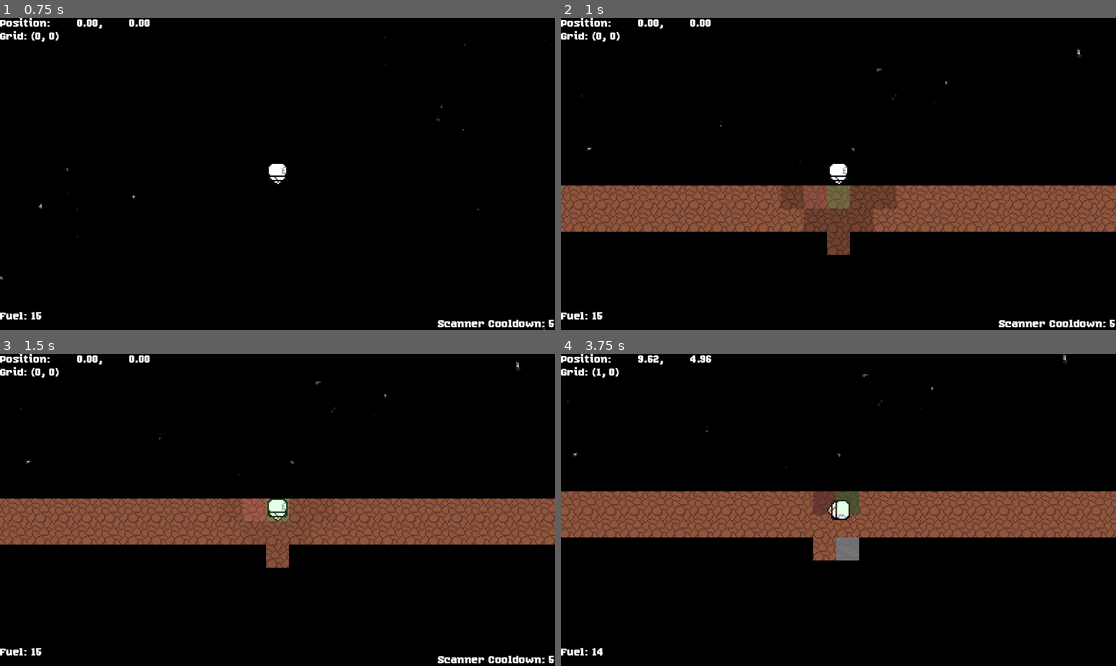
Above: before the commit, frames 1-4 (two rows, left to right).
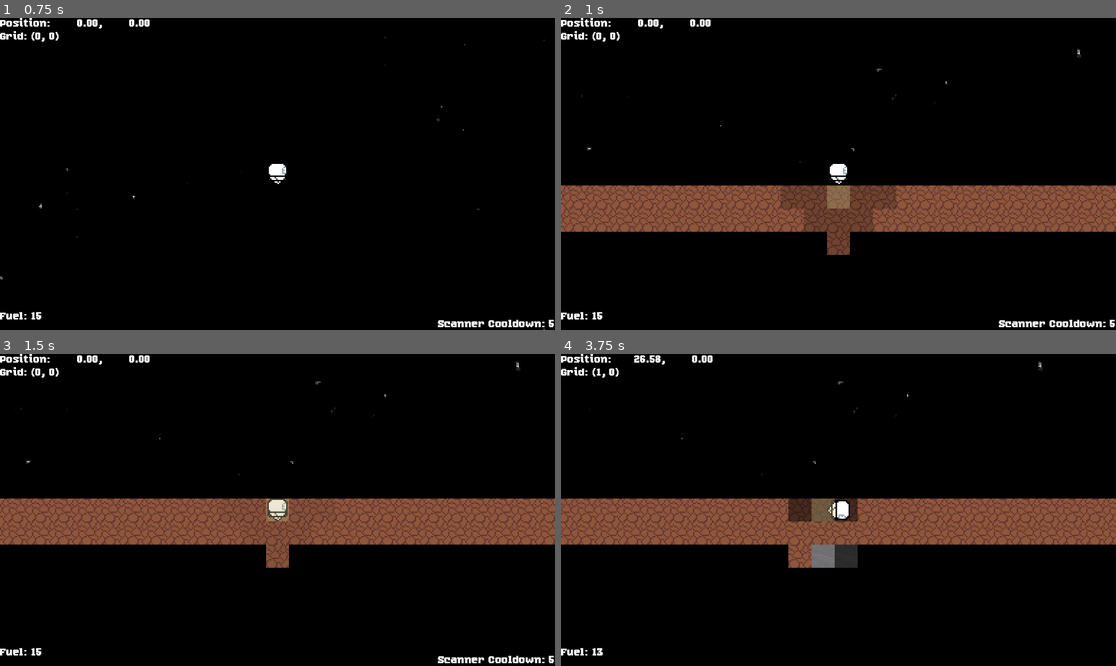
Above: after the commit, the same moments.

Repository: CoolGabrijel/excavator2
Game: Godot game, scene res://scenes/main.tscn
The game is run twice, just before and just after one commit, with the same random seed, the same clock (stepped at 60 frames per second) and the same inputs.
Inputs (mouse positions are in pixels of both pictures, inside the frame that each line leads up to):
- Up to frame 1 (0.75 s): tap Enter at 0.5 s; move the mouse to (399, 158) at 0.52 s; hold D (Right) from 0.53 s (still down); click (399, 158) at 0.67 s
- Up to frame 2 (1 s): keep holding D (Right)
- Up to frame 3 (1.5 s): move the mouse to (166, 525) at 1.27 s; release D (Right) at 1.28 s; hold S (Down) from 1.28 s (still down); click (166, 525) at 1.42 s
- Up to frame 4 (3.75 s): move the mouse to (894, 441) at 2.02 s; release S (Down) at 2.03 s; hold D (Right) 2.03-2.78 s; click (894, 441) at 2.17 s; move the mouse to (810, 572) at 2.77 s; hold W (Up) 2.78-3.53 s; click (810, 572) at 2.92 s; move the mouse to (1005, 556) at 3.52 s; hold A (Left) from 3.53 s (still down); click (1005, 556) at 3.67 s

Frame 1 is identical in both runs. In frame 2, 0.6% of the frame differs, in the area x 43-53%, y 53-62%; in frame 3, 0.2%; in frame 4, 11%, in the area x 0-100%, y 0-97%.

Commit message:
Player Movement Improvement

Diff:
--- a/components/player.tscn
+++ b/components/player.tscn
@@ -114,7 +114,8 @@
 
 [node name="Player" type="Node2D"]
 script = ExtResource("1_51jd6")
-speed = 17.5
+speed = 0.015
+speed_mined_modifier = 3.25
 
 [node name="Gfx" type="Node2D" parent="."]
 
@@ -182,8 +183,9 @@
 mouse_filter = 2
 theme_override_styles/background = SubResource("StyleBoxFlat_uapwn")
 theme_override_styles/fill = SubResource("StyleBoxFlat_5odhx")
-max_value = 8.0
-value = 4.0
+max_value = 0.5
+step = 0.001
+value = 0.5
 fill_mode = 2
 show_percentage = false
 
--- a/scenes/shop.tscn
+++ b/scenes/shop.tscn
@@ -37,13 +37,6 @@
 
 [sub_resource type="StyleBoxFlat" id="StyleBoxFlat_bdmwb"]
 bg_color = Color(0, 0, 0, 0.427451)
-
-[sub_resource type="StyleBoxFlat" id="StyleBoxFlat_2fc2m"]
-bg_color = Color(0.12549, 0.12549, 0.12549, 1)
-corner_radius_top_left = 3
-corner_radius_top_right = 3
-corner_radius_bottom_right = 3
-corner_radius_bottom_left = 3
 
 [sub_resource type="StyleBoxFlat" id="StyleBoxFlat_ajxib"]
 content_margin_left = 2.0
@@ -170,128 +163,10 @@
 "Qapur": 1
 })
 
-[node name="Upgrade3" type="HBoxContainer" parent="HBoxContainer/StatUpgrades"]
-layout_mode = 2
-
-[node name="Label" type="Label" parent="HBoxContainer/StatUpgrades/Upgrade3"]
-layout_mode = 2
-text = "Starting Depth"
-horizontal_alignment = 1
-vertical_alignment = 1
-
-[node name="Empty" type="Label" parent="HBoxContainer/StatUpgrades/Upgrade3"]
-layout_mode = 2
-size_flags_horizontal = 3
-
-[node name="Button" type="Button" parent="HBoxContainer/StatUpgrades/Upgrade3"]
-custom_minimum_size = Vector2(23, 0)
-layout_mode = 2
-mouse_default_cursor_shape = 2
-theme_override_styles/normal = SubResource("StyleBoxFlat_xfvoa")
-theme_override_styles/disabled = SubResource("StyleBoxFlat_1l46r")
-
-[node name="Button2" type="Button" parent="HBoxContainer/StatUpgrades/Upgrade3"]
-custom_minimum_size = Vector2(23, 0)
-layout_mode = 2
-mouse_default_cursor_shape = 2
-theme_override_styles/normal = SubResource("StyleBoxFlat_lx5au")
-theme_override_styles/disabled = SubResource("StyleBoxFlat_1l46r")
-
-[node name="Button3" type="Button" parent="HBoxContainer/StatUpgrades/Upgrade3"]
-custom_minimum_size = Vector2(23, 0)
-layout_mode = 2
-mouse_default_cursor_shape = 2
-theme_override_styles/disabled = SubResource("StyleBoxFlat_2fc2m")
-disabled = true
-
-[node name="Button4" type="Button" parent="HBoxContainer/StatUpgrades/Upgrade3"]
-custom_minimum_size = Vector2(23, 0)
-layout_mode = 2
-mouse_default_cursor_shape = 2
-theme_override_styles/disabled = SubResource("StyleBoxFlat_2fc2m")
-disabled = true
-
-[node name="Upgrade4" type="HBoxContainer" parent="HBoxContainer/StatUpgrades"]
-layout_mode = 2
-
-[node name="Label" type="Label" parent="HBoxContainer/StatUpgrades/Upgrade4"]
-layout_mode = 2
-text = "Sweet Size"
-horizontal_alignment = 1
-vertical_alignment = 1
-
-[node name="Empty" type="Label" parent="HBoxContainer/StatUpgrades/Upgrade4"]
-layout_mode = 2
-size_flags_horizontal = 3
-
-[node name="Button" type="Button" parent="HBoxContainer/StatUpgrades/Upgrade4"]
-custom_minimum_size = Vector2(23, 0)
-layout_mode = 2
-mouse_default_cursor_shape = 2
-theme_override_styles/normal = SubResource("StyleBoxFlat_xfvoa")
-theme_override_styles/disabled = SubResource("StyleBoxFlat_1l46r")
-
-[node name="Button2" type="Button" parent="HBoxContainer/StatUpgrades/Upgrade4"]
-custom_minimum_size = Vector2(23, 0)
-layout_mode = 2
-mouse_default_cursor_shape = 2
-theme_override_styles/normal = SubResource("StyleBoxFlat_lx5au")
-theme_override_styles/disabled = SubResource("StyleBoxFlat_1l46r")
-
-[node name="Button3" type="Button" parent="HBoxContainer/StatUpgrades/Upgrade4"]
-custom_minimum_size = Vector2(23, 0)
-layout_mode = 2
-mouse_default_cursor_shape = 2
-theme_override_styles/disabled = SubResource("StyleBoxFlat_2fc2m")
-disabled = true
-
-[node name="Button4" type="Button" parent="HBoxContainer/StatUpgrades/Upgrade4"]
-custom_minimum_size = Vector2(23, 0)
-layout_mode = 2
-mouse_default_cursor_shape = 2
-theme_override_styles/disabled = SubResource("StyleBoxFlat_2fc2m")
-disabled = true
-
-[node name="Upgrade5" type="HBoxContainer" parent="HBoxContainer/StatUpgrades"]
-layout_mode = 2
-
-[node name="Label" type="Label" parent="HBoxContainer/StatUpgrades/Upgrade5"]
-layout_mode = 2
-text = "Sweet Frequency"
-horizontal_alignment = 1
-vertical_alignment = 1
-
-[node name="Empty" type="Label" parent="HBoxContainer/StatUpgrades/Upgrade5"]
-layout_mode = 2
-size_flags_horizontal = 3
-
-[node name="Button" type="Button" parent="HBoxContainer/StatUpgrades/Upgrade5"]
-custom_minimum_size = Vector2(23, 0)
-layout_mode = 2
-mouse_default_cursor_shape = 2
-theme_override_styles/normal = SubResource("StyleBoxFlat_xfvoa")
-theme_override_styles/disabled = SubResource("StyleBoxFlat_1l46r")
-
-[node name="Button2" type="Button" parent="HBoxContainer/StatUpgrades/Upgrade5"]
-custom_minimum_size = Vector2(23, 0)
-layout_mode = 2
-mouse_default_cursor_shape = 2
-theme_override_styles/normal = SubResource("StyleBoxFlat_lx5au")
-theme_override_styles/disabled = SubResource("StyleBoxFlat_1l46r")
-
-[node name="Button3" type="Button" parent="HBoxContainer/StatUpgrades/Upgrade5"]
-custom_minimum_size = Vector2(23, 0)
-layout_mode = 2
-mouse_default_cursor_shape = 2
-theme_override_styles/disabled = SubResource("StyleBoxFlat_2fc2m")
-disabled = true
-
-[node name="Button4" type="Button" parent="HBoxContainer/StatUpgrades/Upgrade5"]
-custom_minimum_size = Vector2(23, 0)
-layout_mode = 2
-mouse_default_cursor_shape = 2
-theme_override_styles/disabled = SubResource("StyleBoxFlat_2fc2m")
-disabled = true
+[node name="Label" type="Label" parent="HBoxContainer/StatUpgrades"]
+layout_mode = 2
+text = "More Augments -> More Upgrades"
+horizontal_alignment = 1
 
 [node name="Augments" type="VBoxContainer" parent="HBoxContainer"]
 layout_mode = 2
--- a/scripts/player.gd
+++ b/scripts/player.gd
@@ -9,11 +9,14 @@
 @onready var sparks: GPUParticles2D = $Gfx/Sparks
 
 @export var speed: float = 1
+@export var speed_mined_modifier: float = 4
 
 var current_grid_position : Vector2i
 var target_grid_position : Vector2i
 var movement_input : Vector2
 var last_input : Vector2
+var movement_progress : float
+var movement_position_target : Vector2
 var fuel : int = 15
 var locked := true
 var rng := RandomNumberGenerator.new()
@@ -38,37 +41,34 @@
 		fuel += 10
 
 func _physics_process(delta: float) -> void:
+	_capture_movement()
 	handle_movement(delta)
+	position = lerp(position, movement_position_target, 0.1)
+	$CurrentPos.global_position = grid_to_world_space(current_grid_position)
+	$TargetPos.global_position = grid_to_world_space(target_grid_position)
 
 func handle_movement(delta: float) -> void:
 	if locked or fuel <= 0:
 		return
 
-	var xDir = Input.get_axis("Left", "Right")
-	var yDir = Input.get_axis("Down", "Up")
 	var dir := Vector2.ZERO
-	movement_input = Vector2(xDir, yDir)
 
-	if xDir > 0:
+	if movement_input.x > 0:
 		target_grid_position = current_grid_position + Vector2i(1,0)
 		dir = Vector2.RIGHT
-		#sprite_2d.frame = 0
 		gfx.rotation_degrees = -90
-	elif xDir < 0:
+	elif movement_input.x < 0:
 		target_grid_position = current_grid_position + Vector2i(-1,0)
 		dir = Vector2.LEFT
-		#sprite_2d.frame = 1
 		gfx.rotation_degrees = 90
-	elif yDir > 0:
+	elif movement_input.y > 0:
 		if target_grid_position.y > 0: #Make sure the player doesn't start flying
 			target_grid_position = current_grid_position + Vector2i(0,-1)
 			dir = Vector2.UP
-			#sprite_2d.frame = 3
 			gfx.rotation_degrees = 180
-	elif yDir < 0:
+	elif movement_input.y < 0:
 		target_grid_position = current_grid_position + Vector2i(0,1)
 		dir = Vector2.DOWN
-		#sprite_2d.frame = 2
 		gfx.rotation_degrees = 0
 
 	# For Animation
@@ -83,16 +83,38 @@
 
 	var target_block := WorldInstance.blocks[target_grid_position]
 
-	if is_input_same():
-		if target_block.template is not OreGen or target_block.mined:
-			position = position + dir * delta * speed
-			sparks.emitting = false
+	# Checks if player changed input
+	# To combat players holding one key, then the next and the progress carrying over
+	# Also to stop mining when player lets go of the keys
+	if !is_input_same() || movement_input == Vector2.ZERO || !target_block.can_mine():
+		movement_progress = 0
+		last_input = movement_input
+		movement_position_target = grid_to_world_space(current_grid_position)
+		sparks.emitting = false
+		return
+
+	if !target_block.mined:
+		if target_block.template is OreGen:
+			movement_progress += speed / 3
 		else:
-			position = position + dir * delta * speed / 3
-			if !sparks.emitting:
-				sparks.emitting = true
+			movement_progress += speed
+		sparks.emitting = true
+	else:
+		movement_progress += speed * speed_mined_modifier
+		sparks.emitting = false
 
-	if (world_to_grid_space(position) - current_grid_position).length() > 0:
+
+	#if is_input_same():
+		#if target_block.template is not OreGen or target_block.mined:
+			#position = position + dir * delta * speed
+			#sparks.emitting = false
+		#else:
+			#position = position + dir * delta * speed / 3
+			#if !sparks.emitting:
+				#sparks.emitting = true
+
+	if movement_progress > 0.5:
+		movement_progress -= 1
 		current_grid_position = target_grid_position
 		WorldInstance.reveal_radius(current_grid_position, 2 + Shop.scan_radius)
 		if target_block.can_mine() and !target_block.mined:
@@ -103,12 +125,23 @@
 			if target_block.template is OreGen:
 				ore_mined.emit(target_block.template.Name, fortune)
 
-	if movement_input.length() == 0 and !target_block.mined:
-		# Player let go of movement keys. Bring him back
-		position = lerp(position, grid_to_world_space(current_grid_position), delta * speed)
+	#if (world_to_grid_space(position) - current_grid_position).length() > 0:
+		#current_grid_position = target_grid_position
+		#WorldInstance.reveal_radius(current_grid_position, 2 + Shop.scan_radius)
+		#if target_block.can_mine() and !target_block.mined:
+			#var fortune := roll_fortune()
+			#target_block.mine(fortune)
+			#fuel -=1
+			#block_mined.emit(target_block)
+			#if target_block.template is OreGen:
+				#ore_mined.emit(target_block.template.Name, fortune)
 
-	$CurrentPos.global_position = grid_to_world_space(world_to_grid_space(position))
-	$TargetPos.global_position = grid_to_world_space(target_grid_position)
+	#if movement_input.length() == 0 and !target_block.mined:
+		## Player let go of movement keys. Bring him back
+		#position = lerp(position, grid_to_world_space(current_grid_position), delta * speed)
+
+	movement_position_target = lerp(grid_to_world_space(current_grid_position), grid_to_world_space(target_grid_position), movement_progress)
+
 	last_input = movement_input
 
 func roll_fortune() -> int:
@@ -117,6 +150,9 @@
 	if fortune_chance > val:
 		return Shop.fortune_amount + 2
 	return 1
+
+func _capture_movement() -> void:
+	movement_input = Input.get_vector("Left","Right","Down","Up")
 
 func is_input_same() -> bool:
 	if movement_input.x > 0 and last_input.x <= 0:
--- a/scripts/sweet_drill_aug.gd
+++ b/scripts/sweet_drill_aug.gd
@@ -27,7 +27,6 @@
 
 	var target_block := WorldInstance.blocks[player.target_grid_position]
 	var movement_input := player.movement_input
-	var current_grid_position := player.current_grid_position
 
 	if target_block.template is not OreGen:
 		hide()
@@ -63,15 +62,17 @@
 	var filled = progress_bar.value / progress_bar.max_value
 	var spot = filled * progress_bar.size.y
 
-	if movement_input.y > 0:
-		progress_bar.value = (grid_to_world_space(current_grid_position) - player.position).y
-	elif movement_input.y < 0:
-		progress_bar.value = (player.position - grid_to_world_space(current_grid_position)).y
-	elif movement_input.x > 0:
-		progress_bar.value = (player.position - grid_to_world_space(current_grid_position)).x
-	elif movement_input.x < 0:
-		progress_bar.value = (grid_to_world_space(current_grid_position) - player.position).x
-	elif movement_input.length() == 0:
+	progress_bar.value = player.movement_progress
+
+	#if movement_input.y > 0:
+		#progress_bar.value = (grid_to_world_space(current_grid_position) - player.position).y
+	#elif movement_input.y < 0:
+		#progress_bar.value = (player.position - grid_to_world_space(current_grid_position)).y
+	#elif movement_input.x > 0:
+		#progress_bar.value = (player.position - grid_to_world_space(current_grid_position)).x
+	#elif movement_input.x < 0:
+		#progress_bar.value = (grid_to_world_space(current_grid_position) - player.position).x
+	if movement_input.length() == 0:
 		if spot > $SweetSpot.position.y + forgiveness and spot < $SweetSpot.position.y + $SweetSpot.size.y + forgiveness:
 			#current_grid_position = target_grid_position
 			sweet_spot_hit(player.target_grid_position)
Not shown: 1 places in scenes/shop.tscn that only renumber resources
